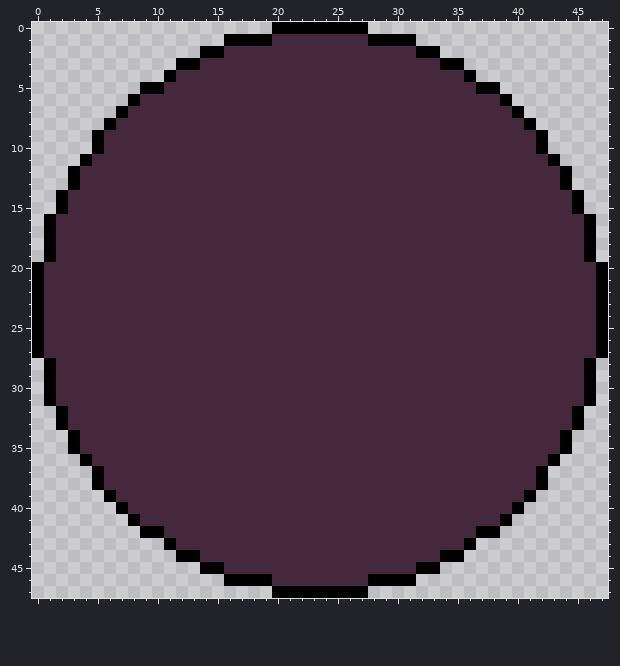
A pixel-art file gets an edit: Sprites/BaseCost.aseprite. Above, as it was before the edit.
48x48 pixels, 1 frame.
Once edited:
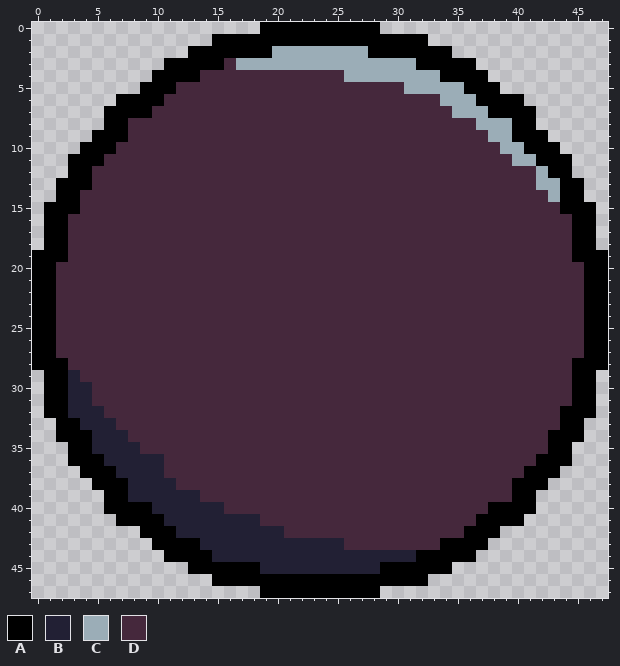
Palette (. is transparent): A #000000  B #222034  C #9badb7  D #45283c
From old to new:
y 0: x 19 . -> A; x 28 . -> A
y 1: x 15 . -> A; x 20..27 DDDDDDDD -> AAAAAAAA; x 32 . -> A
y 2: x 13 . -> A; x 16..31 DDDDDDDDDDDDDDDD -> AAAACCCCCCCCAAAA; x 34 . -> A
y 3: x 11 . -> A; x 14..15 DD -> AA; x 17..33 DDDDDDDDDDDDDDDDD -> CCCCCCCCCCCCCCCAA; x 36 . -> A
y 4: x 10 . -> A; x 12..13 DD -> AA; x 26..35 DDDDDDDDDD -> CCCCCCCCAA; x 37 . -> A
y 5: x 11 D -> A; x 31..36 DDDDDD -> CCCCCA
y 6: x 7 . -> A; x 9..10 DD -> AA; x 34..38 DDDDD -> CCCAA; x 40 . -> A
y 7: x 6 . -> A; x 8..9 DD -> AA; x 35..39 DDDDD -> CCCAA; x 41 . -> A
y 8: x 7 D -> A; x 37..40 DDDD -> CCCA
y 9: x 6..7 DD -> AA; x 38..41 DDDD -> CCAA
y 10: x 4 . -> A; x 6 D -> A; x 39..41 DDD -> CCA; x 43 . -> A
y 11: x 3 . -> A; x 5 D -> A; x 40..42 DDD -> CCA; x 44 . -> A
y 12: x 4 D -> A; x 42..43 DD -> CA
y 13: x 2 . -> A; x 4 D -> A; x 42..43 DD -> CC; x 45 . -> A
y 14: x 3 D -> A; x 43..44 DD -> CA
y 15: x 1 . -> A; x 3 D -> A; x 44 D -> A; x 46 . -> A
y 16..18: x 2 D -> A; x 45 D -> A
y 19: x 0 . -> A; x 2 D -> A; x 45 D -> A; x 47 . -> A
y 20..27: x 1 D -> A; x 46 D -> A
y 28: x 0 . -> A; x 2 D -> A; x 45 D -> A; x 47 . -> A
y 29: x 2..3 DD -> AB; x 45 D -> A
y 30..31: x 2..4 DDD -> ABB; x 45 D -> A
y 32: x 1 . -> A; x 3..5 DDD -> BBB; x 44 D -> A; x 46 . -> A
y 33: x 3..6 DDDD -> ABBB; x 44 D -> A
y 34: x 2 . -> A; x 4..7 DDDD -> ABBB; x 43 D -> A; x 45 . -> A
y 35: x 4..8 DDDDD -> ABBBB; x 43 D -> A
y 36: x 3 . -> A; x 5..10 DDDDDD -> ABBBBB; x 42 D -> A; x 44 . -> A
y 37: x 4 . -> A; x 6..10 DDDDD -> ABBBB; x 41 D -> A; x 43 . -> A
y 38: x 6..11 DDDDDD -> AABBBB; x 40..41 DD -> AA
y 39: x 7..13 DDDDDDD -> ABBBBBB; x 40 D -> A
y 40: x 6 . -> A; x 8..15 DDDDDDDD -> AABBBBBB; x 38..39 DD -> AA; x 41 . -> A
y 41: x 7 . -> A; x 9..18 DDDDDDDDDD -> AABBBBBBBB; x 37..38 DD -> AA; x 40 . -> A
y 42: x 11..20 DDDDDDDDDD -> ABBBBBBBBB; x 36 D -> A
y 43: x 10 . -> A; x 12..25 DDDDDDDDDDDDDD -> AABBBBBBBBBBBB; x 34..35 DD -> AA; x 37 . -> A
y 44: x 11 . -> A; x 14..33 DDDDDDDDDDDDDDDDDDDD -> ABBBBBBBBBBBBBBBBBAA; x 36 . -> A
y 45: x 13 . -> A; x 16..31 DDDDDDDDDDDDDDDD -> AAABBBBBBBBBBAAA; x 34 . -> A
y 46: x 15 . -> A; x 20..27 DDDDDDDD -> AAAAAAAA; x 32 . -> A
y 47: x 19 . -> A; x 28 . -> A
Changed places in both pictures, as pixel boxes (x1, y1, x2, y2):
changed: (32, 22, 608, 598)
